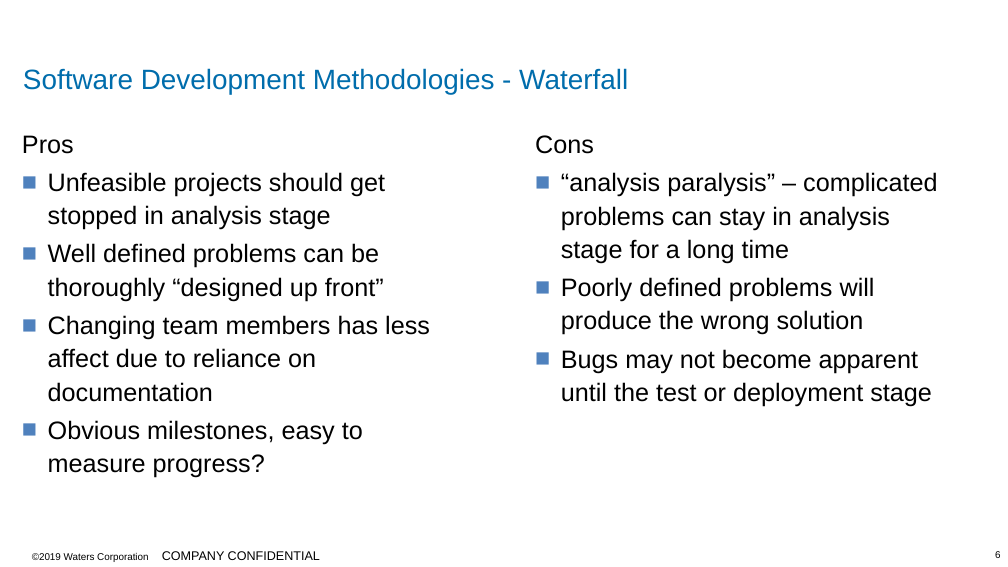
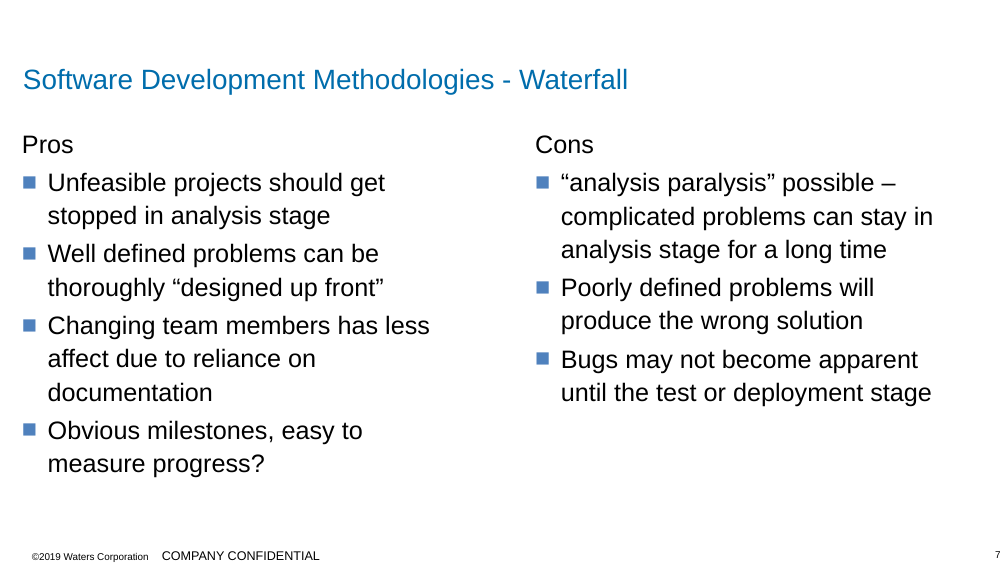
Before and after one commit to MCR-Digital/apprentice-boot-camp-methodologies, a slide deck: slide 7 of docs/Apprentice Bootcamp - Methodologies Part1.pptx (slide 6 before the commit). Drawn at 1008x567 pixels with LibreOffice and Linux fonts; fonts in the diff are those of the drawing; background and template pictures are left out. Boxes give left, top, right and bottom in pixels: in the first picture for what was removed or moved away, otherwise in the second. Text is boxed around its words. In the diff, an @@ line names an element or a change of style, - is before the commit and + after.

```diff
--- a/docs/Apprentice Bootcamp - Methodologies Part1.pptx
+++ b/docs/Apprentice Bootcamp - Methodologies Part1.pptx
@@ text at (x1=561, y1=172, x2=934, y2=264): text changed @@
-■ “analysis paralysis” – complicated problems can stay in analysis stage for a long time
+■ “analysis paralysis” possible – complicated problems can stay in analysis stage for a long time
@@ page number at (x1=995, y1=551, x2=1000, y2=558): text changed @@
-6
+7
```
Also in this commit, not shown: 5 other slides changed, 1 slide added, 6 other files.
